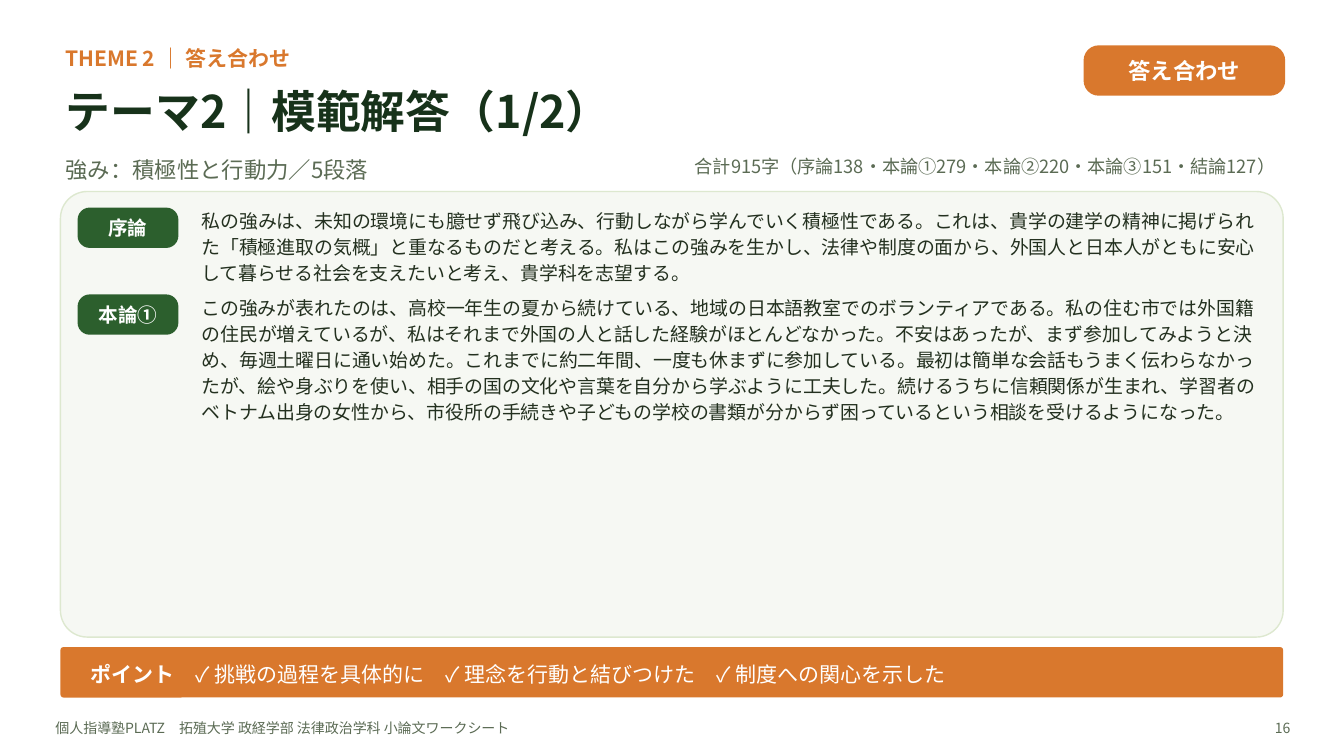
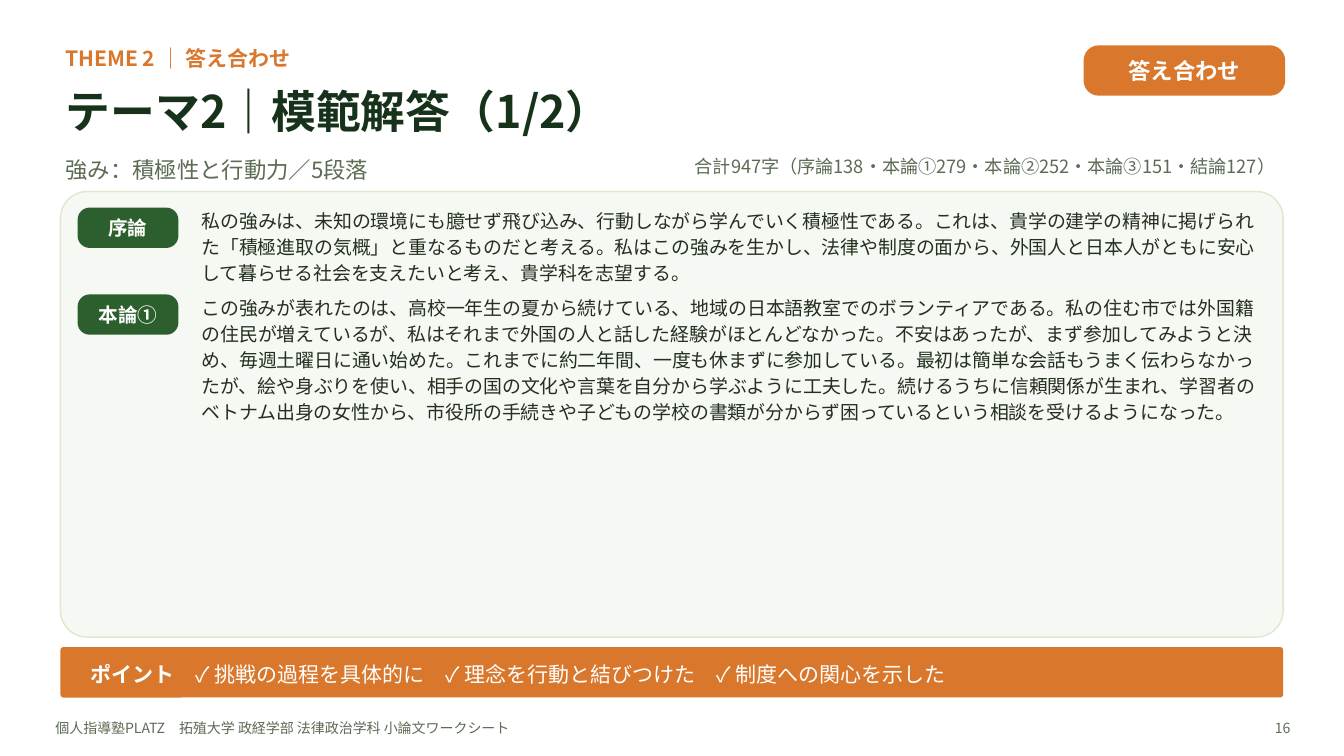
Before and after one commit to platzgod/PLATZAI-, a slide deck: slide 16 of 小論文添削（ショー）/ワークシート/拓殖大学_政経学部法律政治学科/拓殖大学_政経学部法律政治学科_小論文ワークシート.pptx. Drawn at 1344x756 pixels with LibreOffice and Linux fonts; fonts in the diff are those of the drawing. Boxes give left, top, right and bottom in pixels: in the first picture for what was removed or moved away, otherwise in the second. Text is boxed around its words. In the diff, an @@ line names an element or a change of style, - is before the commit and + after.

```diff
--- a/小論文添削（ショー）/ワークシート/拓殖大学_政経学部法律政治学科/拓殖大学_政経学部法律政治学科_小論文ワークシート.pptx
+++ b/小論文添削（ショー）/ワークシート/拓殖大学_政経学部法律政治学科/拓殖大学_政経学部法律政治学科_小論文ワークシート.pptx
@@ text at (695,157,1275,175): text changed @@
-合計915字（序論138・本論①279・本論②220・本論③151・結論127）
+合計947字（序論138・本論①279・本論②252・本論③151・結論127）
```
Also in this commit, not shown: 11 other slides changed, 6 other files.
